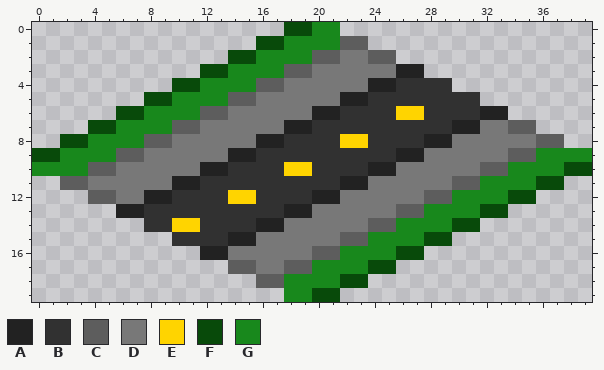
Pixel-art sprite -- road1.png. That is the earlier state.
The file is 40x20 pixels.
Palette (. is transparent): A #222222  B #313131  C #5d5d5d  D #787878  E #ffd400  F #084a0a  G #18881c
Pixels before, first column x 0:
 0 ..................FFGG..................
 1 ................FFGGGGCC................
 2 ..............FFGGGGCCDDCC..............
 3 ............FFGGGGCCDDDDDDAA............
 4 ..........FFGGGGCCDDDDDDAABBBB..........
 5 ........FFGGGGCCDDDDDDAABBBBBBBB........
 6 ......FFGGGGCCDDDDDDAABBBBEEBBBBAA......
 7 ....FFGGGGCCDDDDDDAABBBBBBBBBBAADDCC....
 8 ..FFGGGGCCDDDDDDAABBBBEEBBBBAADDDDDDCC..
 9 FFGGGGCCDDDDDDAABBBBBBBBBBAADDDDDDCCGGGG
10 GGGGCCDDDDDDAABBBBEEBBBBAADDDDDDCCGGGGFF
11 ..CCDDDDDDAABBBBBBBBBBAADDDDDDCCGGGGFF..
12 ....CCDDAABBBBEEBBBBAADDDDDDCCGGGGFF....
13 ......AABBBBBBBBBBAADDDDDDCCGGGGFF......
14 ........BBEEBBBBAADDDDDDCCGGGGFF........
15 ..........BBBBAADDDDDDCCGGGGFF..........
16 ............AADDDDDDCCGGGGFF............
17 ..............CCDDCCGGGGFF..............
18 ................CCGGGGFF................
19 ..................GGFF..................
The same view after the edit:
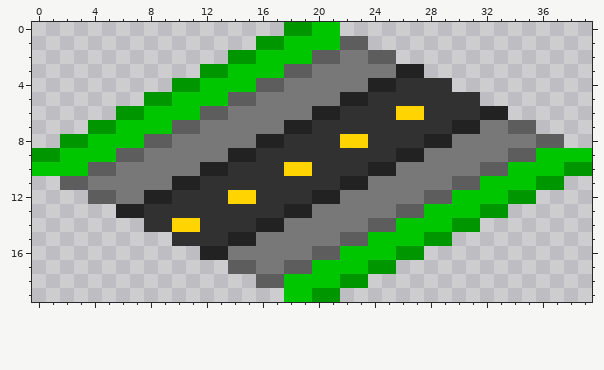
What changed:
colour F: #084a0a -> #009600
colour G: #18881c -> #00c600
